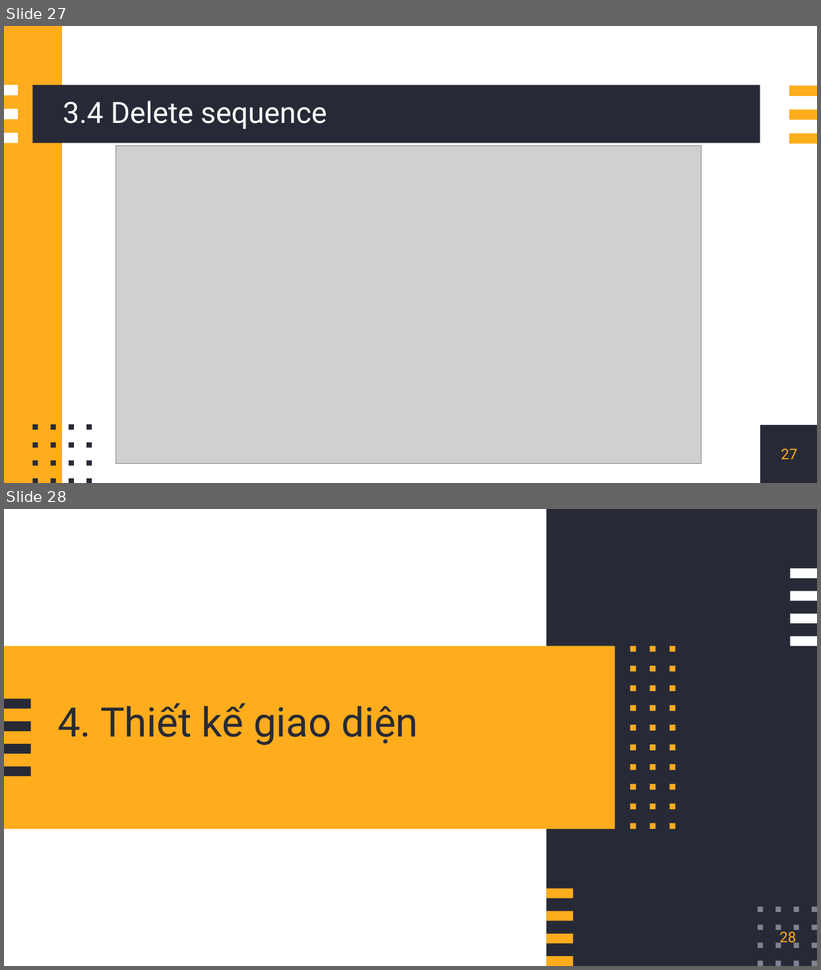
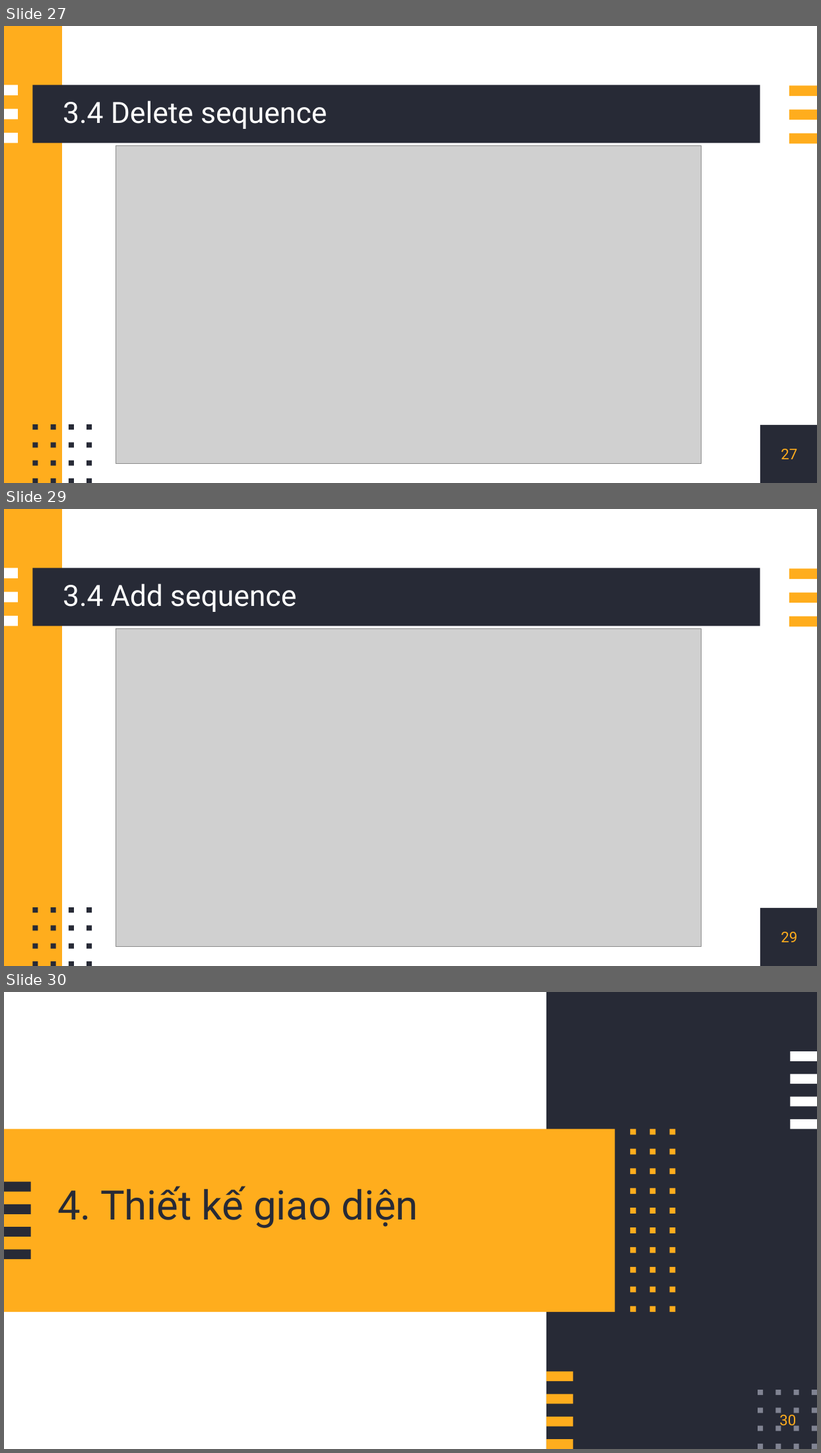
Before and after one commit to doitino/DoAn_CNPM_QuanLyGiangVien, a slide deck: nhom1.pptx. Shown one above the other, each under a label of ours: slides 27 and 28 before the commit, slides 27, 29 and 30 after it; the slides between them are not shown. The pictures are 821x970 and 821x1453 pixels, drawn with LibreOffice and Linux fonts; fonts in the diff are those of the drawing; grey boxes stand for pictures. Boxes give left, top, right and bottom in pixels: in the first picture for what was removed or moved away, otherwise in the second. Text is boxed around its words. In the diff, an @@ line names an element or a change of style, - is before the commit and + after.

```diff
--- a/nhom1.pptx
+++ b/nhom1.pptx
@@ slide 29 added at bbox=[4, 509, 817, 966], background #FFFFFF; not listed: 25 template elements that a slide beside it also shows @@
@@ title added at bbox=[63, 584, 296, 612], 26 pt, text #FFFFFF @@
+3.4 Add sequence
@@ picture added at bbox=[116, 628, 702, 947] @@
@@ page number added at bbox=[781, 932, 797, 943], 13 pt, text #FFAD1D @@
+29
@@ what was slide 28 is now slide 30 @@
@@ page number at bbox=[780, 1412, 796, 1430]: text changed @@
-28
+30
```
Also in this commit, not shown: 2 slides changed, 3 other slides added, 1 other file.
